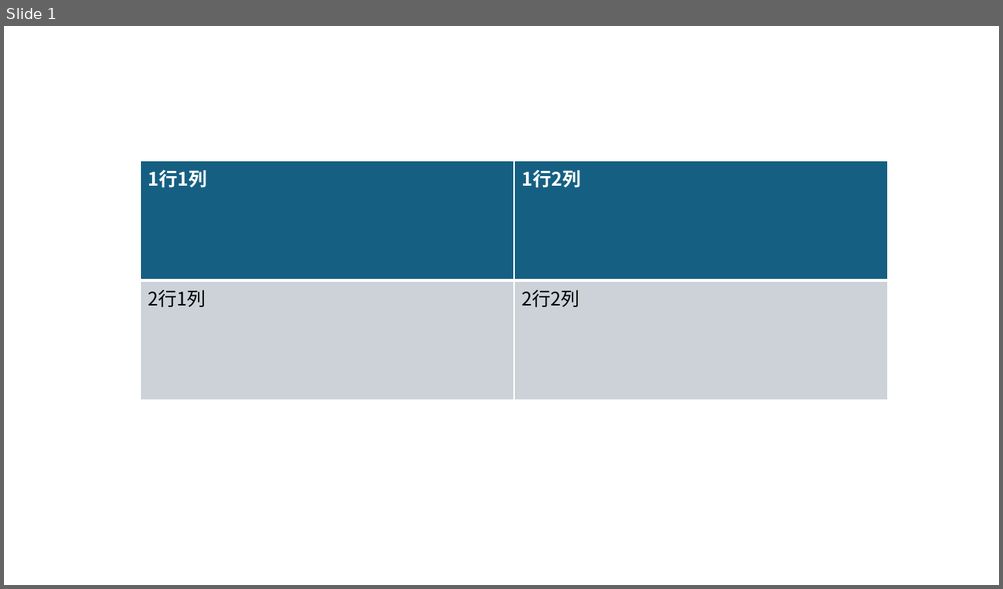
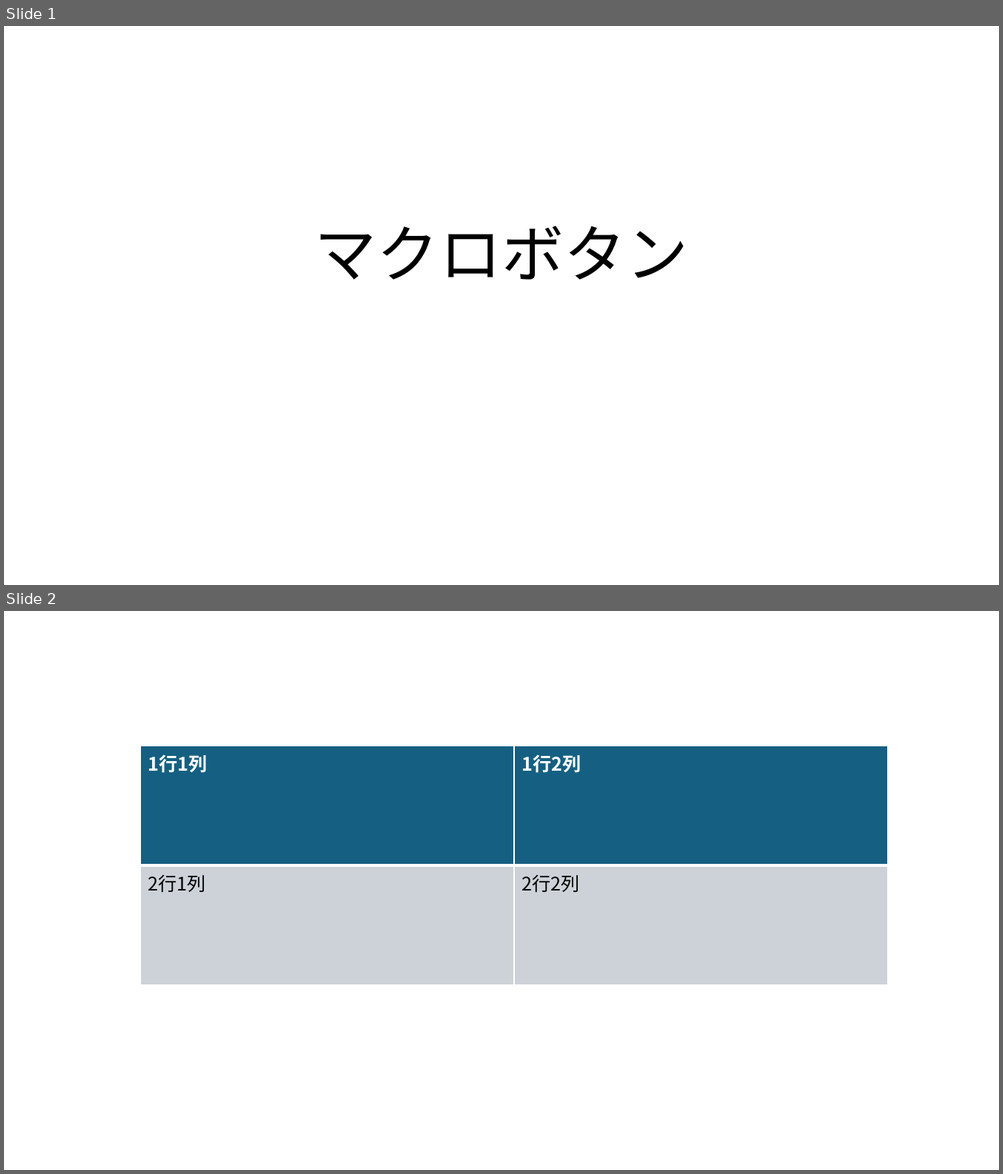
Before and after one commit to nogizakapython/ExcelVBA, a slide deck: powerpointtest2.pptm. Shown one above the other, each under a label of ours: slide 1 before the commit, slides 1 and 2 after it. The pictures are 1003x589 and 1003x1174 pixels, drawn with LibreOffice and Linux fonts; fonts in the diff are those of the drawing. Boxes give left, top, right and bottom in pixels: in the first picture for what was removed or moved away, otherwise in the second. Text is boxed around its words. In the diff, an @@ line names an element or a change of style, - is before the commit and + after.

```diff
--- a/powerpointtest2.pptm
+++ b/powerpointtest2.pptm
@@ slide 1 added at (4,26,999,585), background #FFFFFF @@
@@ title added at (315,226,688,280), 60 pt, text #000000 @@
+マクロボタン
@@ what was slide 1 is now slide 2 @@
```
Also in this commit, not shown: 2 other files.
